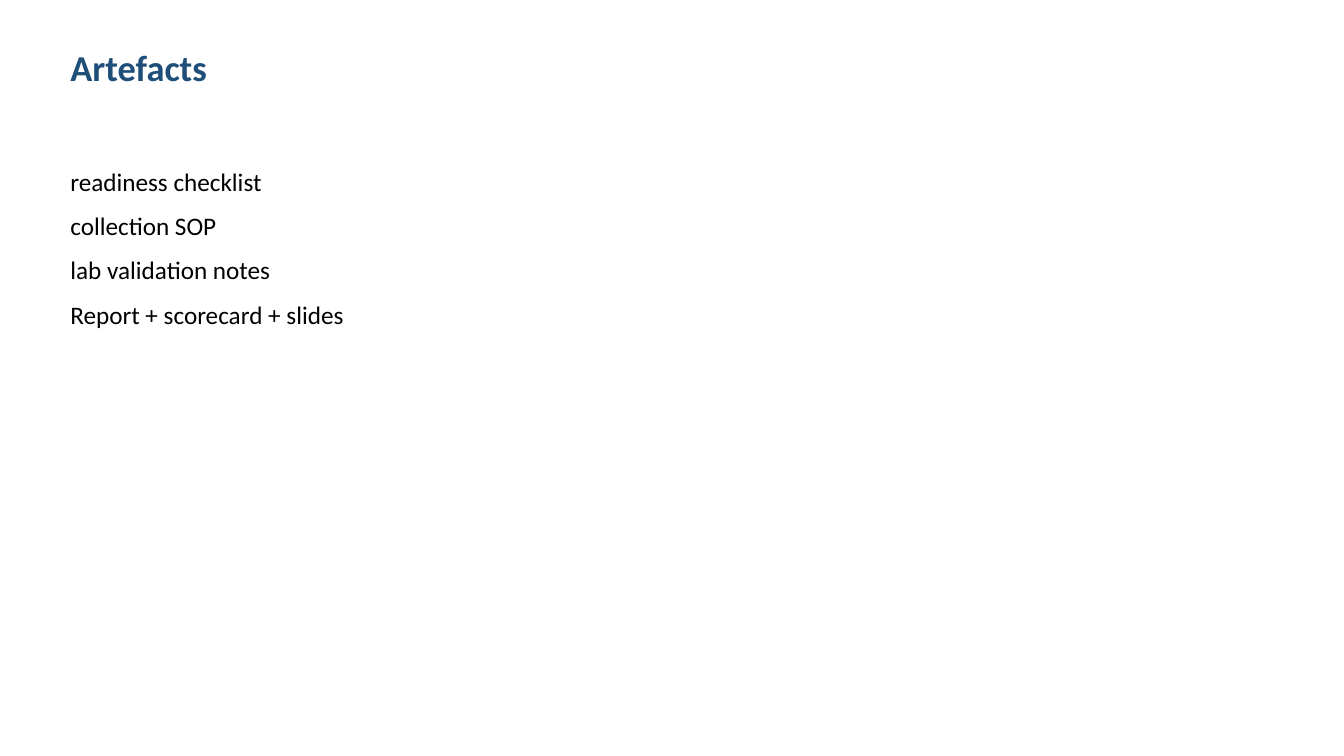
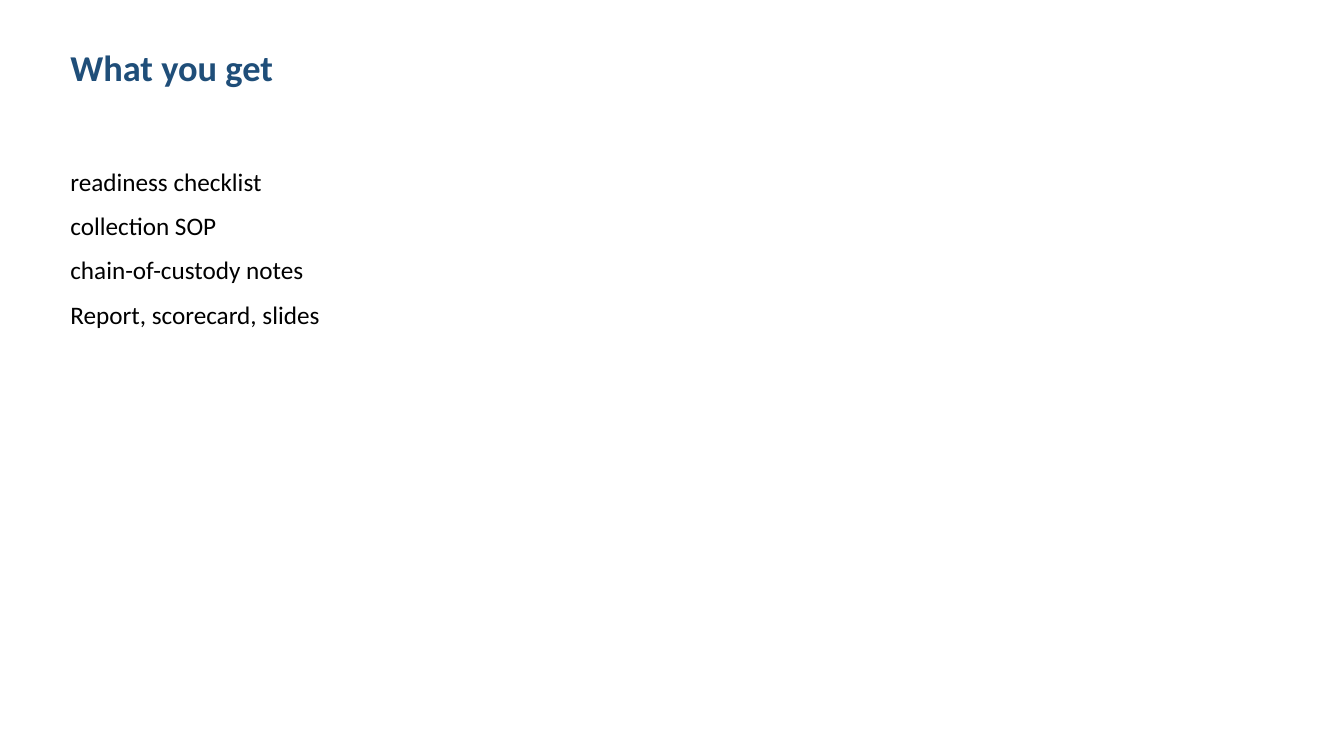
Before and after one commit to shohrabniaz/digital-forensic-readiness-plan, a slide deck: slide 3 of Final_Submission/02_Presentation.pptx. Drawn at 1344x756 pixels with LibreOffice and Linux fonts; fonts in the diff are those of the drawing. Boxes give left, top, right and bottom in pixels: in the first picture for what was removed or moved away, otherwise in the second. Text is boxed around its words. In the diff, an @@ line names an element or a change of style, - is before the commit and + after.

```diff
--- a/Final_Submission/02_Presentation.pptx
+++ b/Final_Submission/02_Presentation.pptx
@@ text at bbox=[70, 55, 273, 87]: text changed @@
-Artefacts
+What you get
@@ text at bbox=[70, 261, 319, 328]: text changed @@
-lab validation notes
-Report + scorecard + slides
+chain-of-custody notes
+Report, scorecard, slides
```
Also in this commit, not shown: 3 other slides changed, 12 other files.
